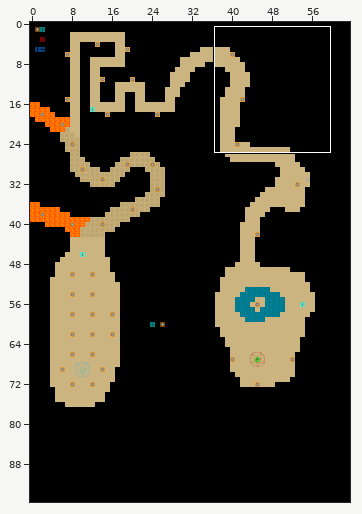
Tiled map (JSON) -- assets/maps/chap1.json. Above, an overview of the earlier version with the close-up marked.
Close-up. The starting point:
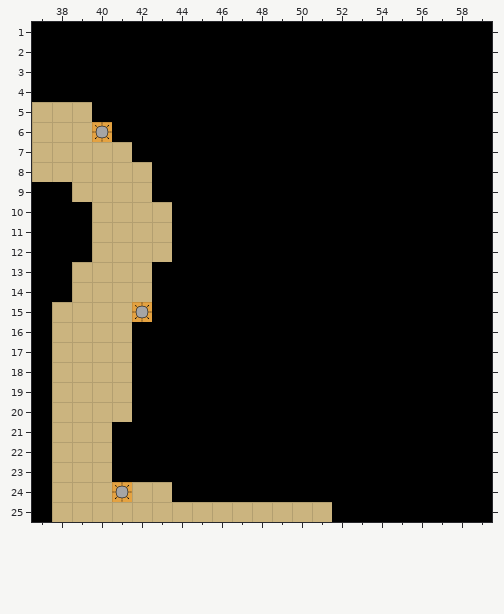
Cells are 32x32 px. Shown: x 37..59, y 1..25. The commit also changed other parts of the map, which this record leaves out.
The result:
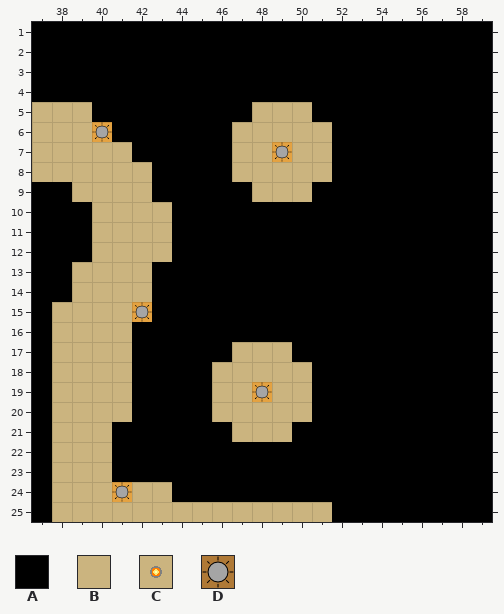
Key: from "basic": A 0, B 1, C 8; from "items": D 0.
_ is an empty cell.
Objects are placed by their top-left corner, in cells (3,4 is the top-left corner of cell 3,4); size is 1x1 cell unless given.
Tiles replaced or removed in this view: A.
The edit:
Changed rows in their new state; . is an unchanged cell.
Layer "map":
first column x 47:
 5 .BBB.
 6 BBBBB
 7 BBCBB
 8 BBBBB
 9 .BBB.
first column x 46:
17 .BBB.
18 BBBBB
19 BBCBB
20 BBBBB
21 .BBB.
Layer "lights":
added: D "LowLightMaze" at 49,7
added: D "LowLightMaze" at 48,19
Where, in picture pixels (left, top, right, bottom), the same in both close-ups:
changed: (232, 102, 332, 202)
changed: (212, 342, 312, 442)
